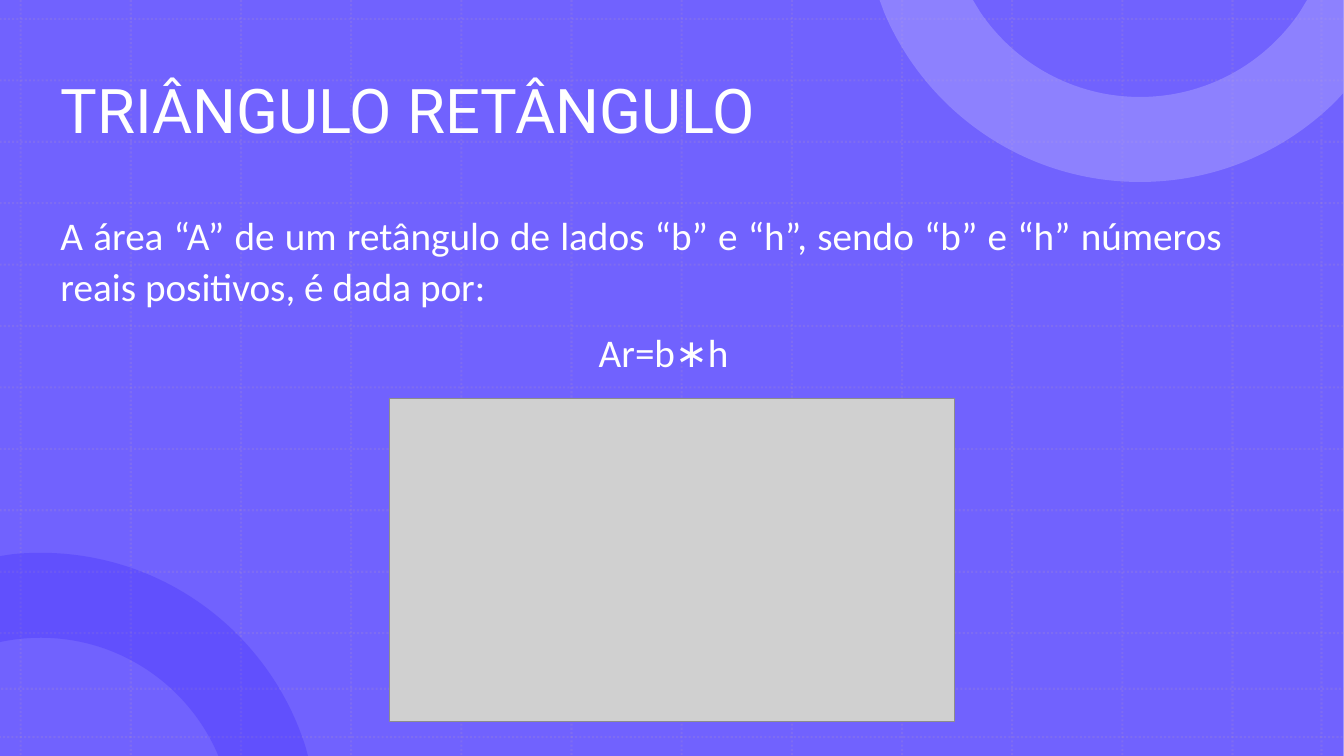
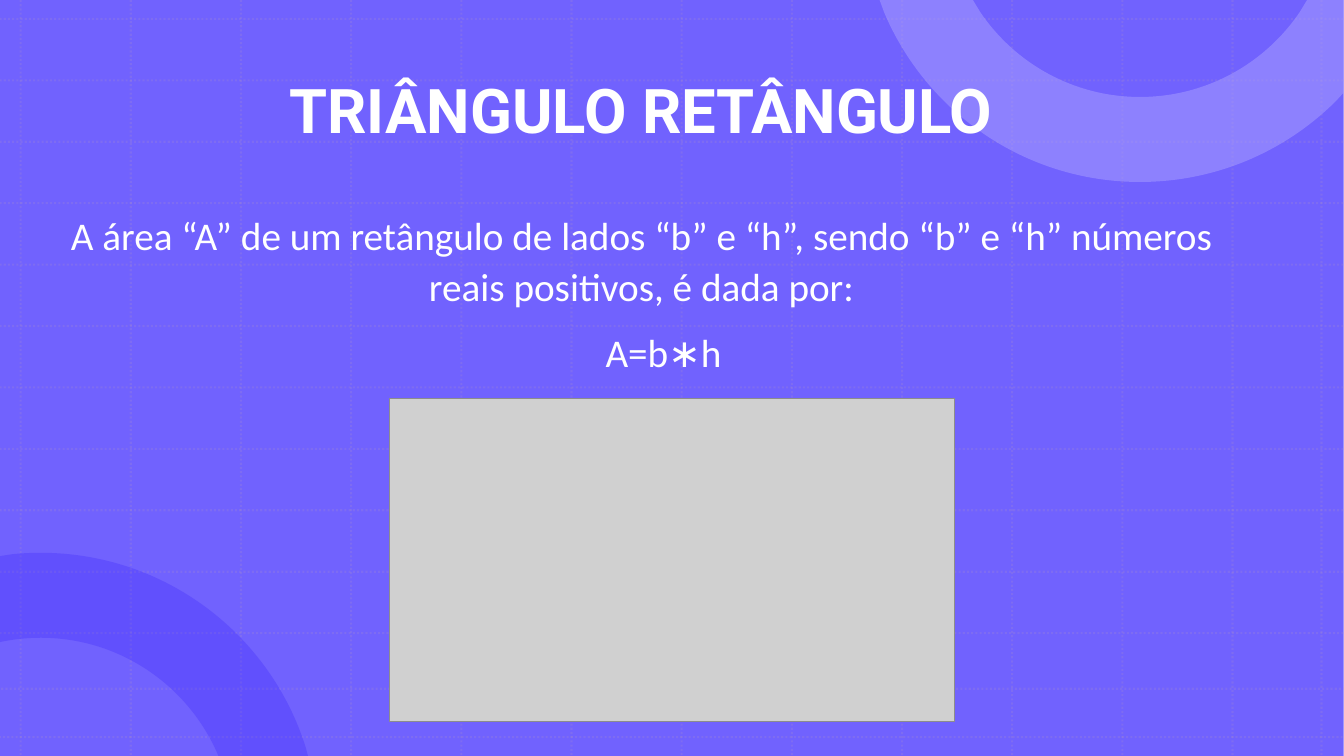
Before and after one commit to GabrielDSS0/ETEC-Coisas-Escolares, a slide deck: slide 15 of 1 etim ds 2022/EAMT/Trabalho Acadêmico/Relatório (a importância dos ecopontos)/A importância da separação dos recicláveis 3/Ecopontos - EAMT.pptx. Drawn at 1344x756 pixels with LibreOffice and Linux fonts; fonts in the diff are those of the drawing; grey boxes stand for pictures. Boxes give left, top, right and bottom in pixels: in the first picture for what was removed or moved away, otherwise in the second. Text is boxed around its words. In the diff, an @@ line names an element or a change of style, - is before the commit and + after.

```diff
--- a/1 etim ds 2022/EAMT/Trabalho Acadêmico/Relatório (a importância dos ecopontos)/A importância da separação dos recicláveis 3/Ecopontos - EAMT.pptx
+++ b/1 etim ds 2022/EAMT/Trabalho Acadêmico/Relatório (a importância dos ecopontos)/A importância da separação dos recicláveis 3/Ecopontos - EAMT.pptx
@@ title "TRIÂNGULO RETÂNGULO" at box(289, 77, 992, 134): bold on; alignment left to centre @@
@@ text at box(71, 222, 1212, 308): alignment justified to centre @@
@@ text at box(606, 340, 722, 367): text changed @@
-Ar=b∗h
+A=b∗h
```
Also in this commit, not shown: 27 other slides changed, 4 slides added, 1 other file.
